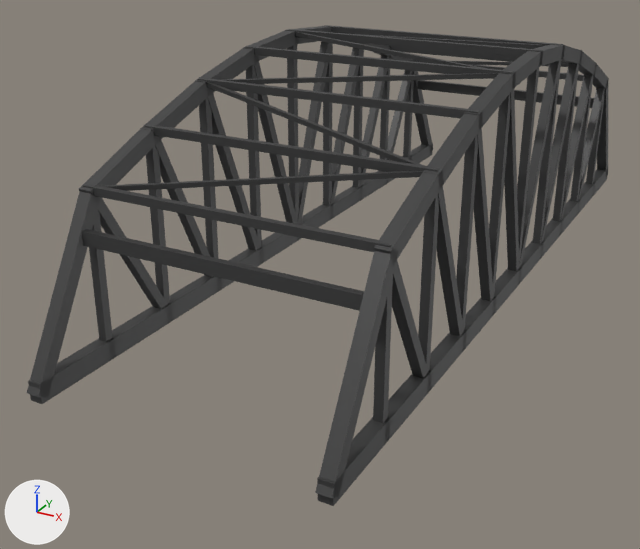
An edit to the FBX model unity/Assets/Models/Paths/p423/3/span.fbx, drawn before and after from the same camera.
Both versions are drawn from a camera (50 mm lens) standing at (17.9, -41.2, 18.3) and looking at (-2.6, -4.1, -0.3). Lighting does not change. The marker at lower left points along +X, +Y and +Z. The first picture is the older version. Where no turn or scale is listed for an object, it has been applied to the vertices.

In view in the first picture: 'span.005'.
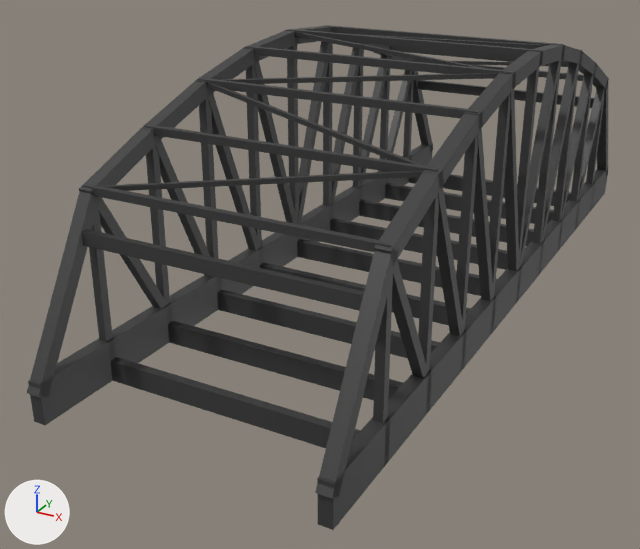
The change, as a list of edits to the scene's bpy script:
```text
Change me_p423_3_span:
    used by ob_span_005; location = (0.0, 0.0, 0.0)
    remove me_p423_3_span.from_pydata(...)  # 744 vertices, 558 faces; spans x -6.8..6.8, y -20.4..20.4, z -0.4..11.4
    add me_p423_3_span.from_pydata(...)  # 816 vertices, 612 faces; spans x -6.8..6.8, y -20.4..20.4, z -1.4..11.4
    me_p423_3_span part 1: a new loose piece, a box spanning x -6.7..6.7, y -16.2..-15.8, z -1.4..-0.42, in mat_path_paint (dark grey #4f4f4f)
    me_p423_3_span part 2: a new loose piece, a box spanning x -6.7..6.7, y -12.2..-11.8, z -1.4..-0.42, in mat_path_paint (dark grey #4f4f4f)
    me_p423_3_span part 3: a new loose piece, a box spanning x -6.7..6.7, y -8.2..-7.8, z -1.4..-0.42, in mat_path_paint (dark grey #4f4f4f)
    me_p423_3_span part 4: a new loose piece, a box spanning x -6.7..6.7, y -4.2..-3.8, z -1.4..-0.42, in mat_path_paint (dark grey #4f4f4f)
    me_p423_3_span part 5: a new loose piece, a box spanning x -6.7..6.7, y -0.2..0.2, z -1.4..-0.42, in mat_path_paint (dark grey #4f4f4f)
    me_p423_3_span part 6: a new loose piece, a box spanning x -6.7..6.7, y 3.8..4.2, z -1.4..-0.42, in mat_path_paint (dark grey #4f4f4f)
    me_p423_3_span part 7: a new loose piece, a box spanning x -6.7..6.7, y 7.8..8.2, z -1.4..-0.42, in mat_path_paint (dark grey #4f4f4f)
    me_p423_3_span part 8: a new loose piece, a box spanning x -6.7..6.7, y 11.8..12.2, z -1.4..-0.42, in mat_path_paint (dark grey #4f4f4f)
    me_p423_3_span part 9: a new loose piece, a box spanning x -6.7..6.7, y 15.8..16.2, z -1.4..-0.42, in mat_path_paint (dark grey #4f4f4f)
    me_p423_3_span part 10
    40 vertices in x -6.8..-6.2, y -20.2..20.2, z -0.4 move by (0.0, 0.0, -1.0)
    me_p423_3_span part 11
    40 vertices in x 6.2..6.8, y -20.2..20.2, z -0.4 move by (0.0, 0.0, -1.0)
```

Pixel boxes (x1, y1, x2, y2) of what changed, in the pictures (640 x 549 px; the box of a moved part takes in the faces that stretch with it):
'span.005', reshaped
    before: (27, 25, 609, 506)
    after: (27, 25, 609, 530)
part 1 of me_p423_3_span, added
    after: (110, 357, 360, 448)
part 2 of me_p423_3_span, added
    after: (168, 321, 403, 400)
part 3 of me_p423_3_span, added
    after: (217, 290, 440, 358)
part 4 of me_p423_3_span, added (mostly hidden)
    after: (260, 263, 471, 325)
part 5 of me_p423_3_span, added
    after: (297, 239, 497, 296)
part 6 of me_p423_3_span, added
    after: (330, 218, 508, 270)
part 7 of me_p423_3_span, added
    after: (359, 200, 534, 246)
part 8 of me_p423_3_span, added
    after: (385, 183, 554, 224)
part 9 of me_p423_3_span, added
    after: (408, 174, 571, 206)
part 10 of me_p423_3_span, moved or reshaped
    before: (28, 143, 433, 404)
    after: (28, 143, 433, 425)
part 11 of me_p423_3_span, moved or reshaped
    before: (317, 167, 609, 506)
    after: (317, 167, 609, 530)
